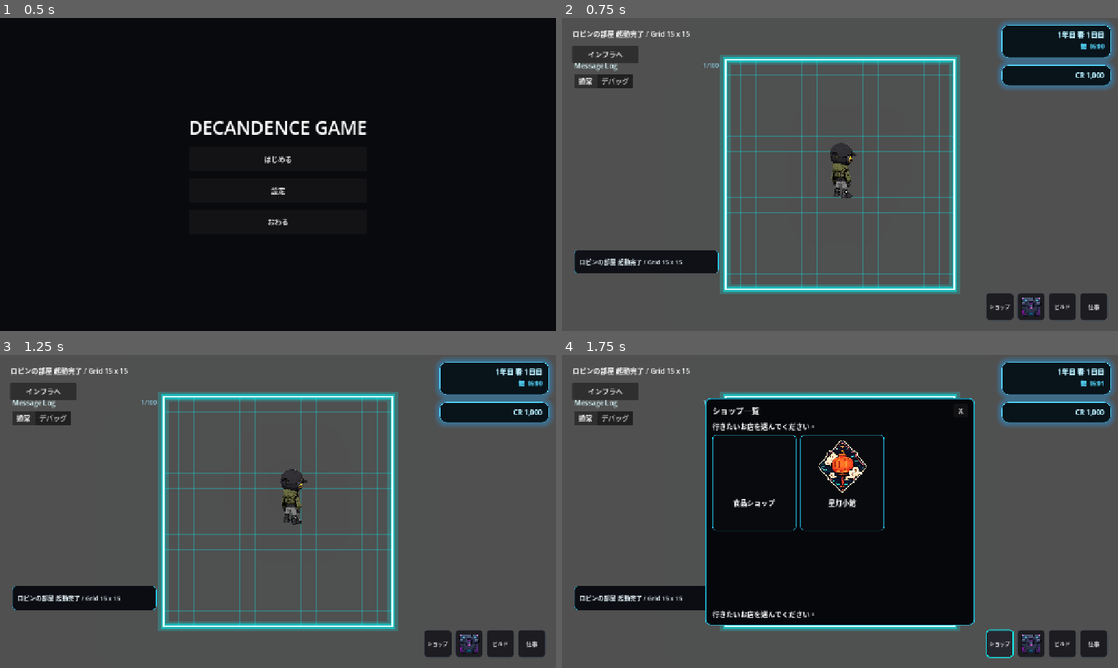
Above: before the commit, frames 1-4 (two rows, left to right).
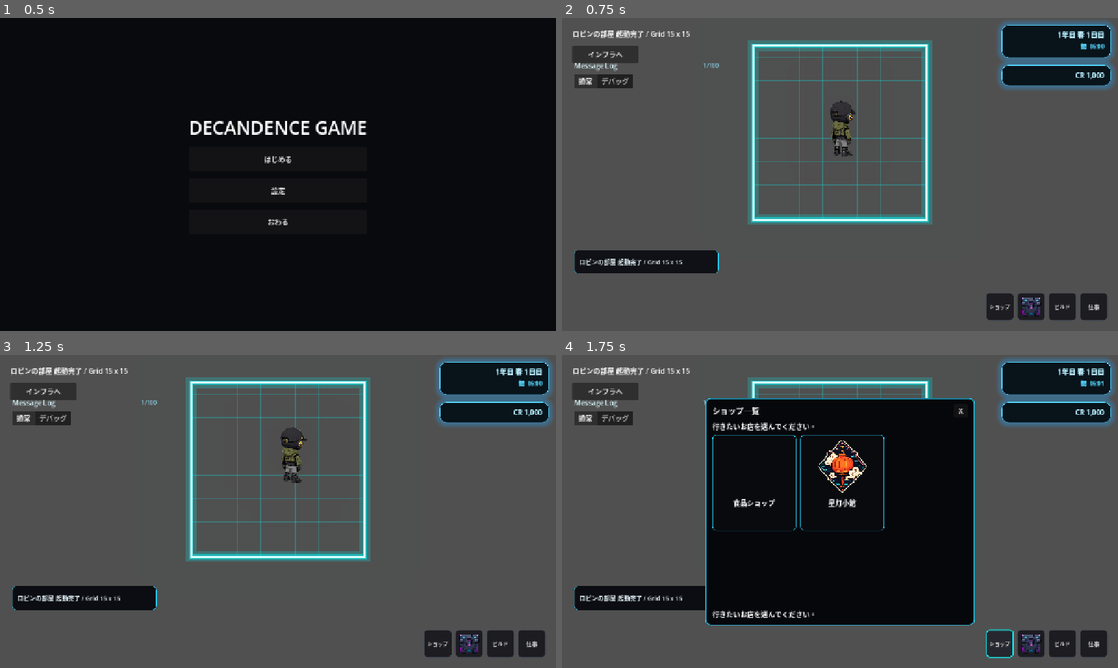
Above: after the commit, the same moments.

Repository: grimoire1089-coder/optimistic
Game: Godot game, scene res://Scenes/Boot/TitleScene.tscn
The game is run twice, just before and just after one commit, with the same random seed, the same clock (stepped at 60 frames per second) and the same inputs. Sound files missing from this copy of the repository are replaced by a short silence.
Inputs:
- Up to frame 1 (0.5 s): no input
- Up to frame 2 (0.75 s): click "はじめる" at 0.5 s
- Up to frame 3 (1.25 s): no input
- Up to frame 4 (1.75 s): click "ショップ" at 1.25 s

Frame 1 is identical in both runs. In frame 2, 13% of the frame differs, in the area x 28-72%, y 7-89%; in frame 3, 13%; in frame 4, 2.9%.

Commit message:
Move room map upward to reserve bottom area

Diff:
--- a/Scenes/Main/MainScene.tscn
+++ b/Scenes/Main/MainScene.tscn
@@ -36,6 +36,8 @@
 [node name="RobinRoomMap" type="Node2D" parent="." unique_id=723162854]
 z_index = -30
 script = ExtResource("11_room_map_grid")
+screen_margin = 64.0
+bottom_reserved_margin = 192.0
 fixed_grid_size = Vector2i(15, 15)
 fit_cell_size_to_visual_rect = true
 
